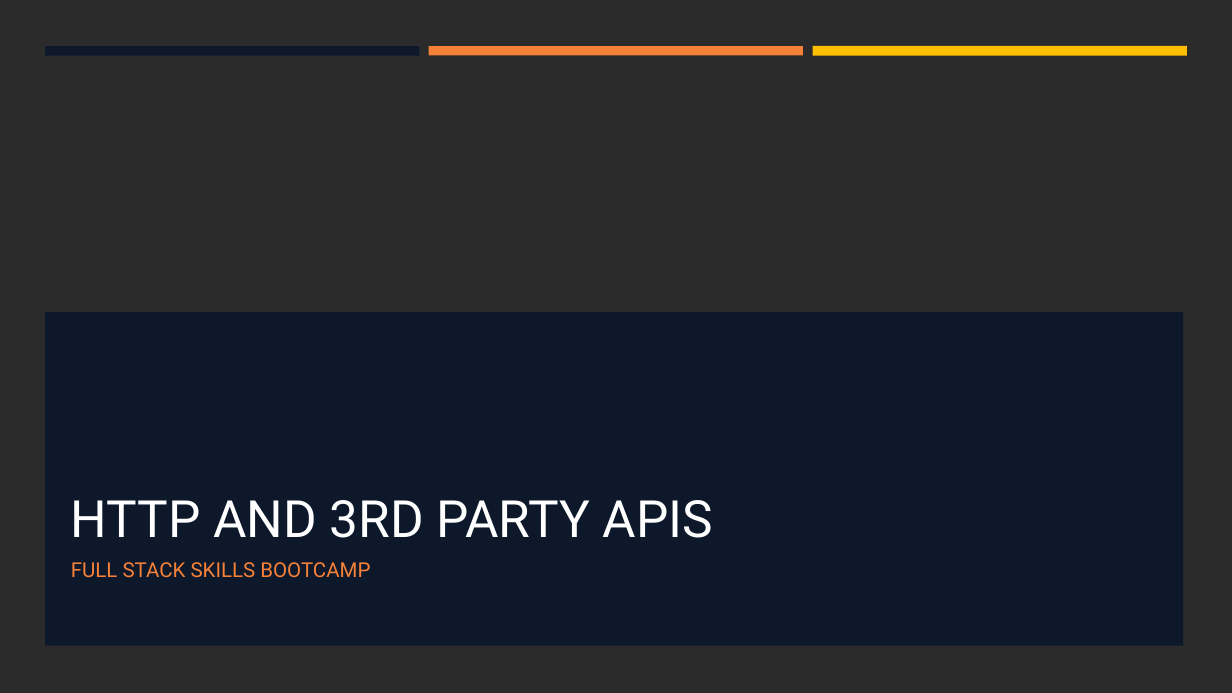
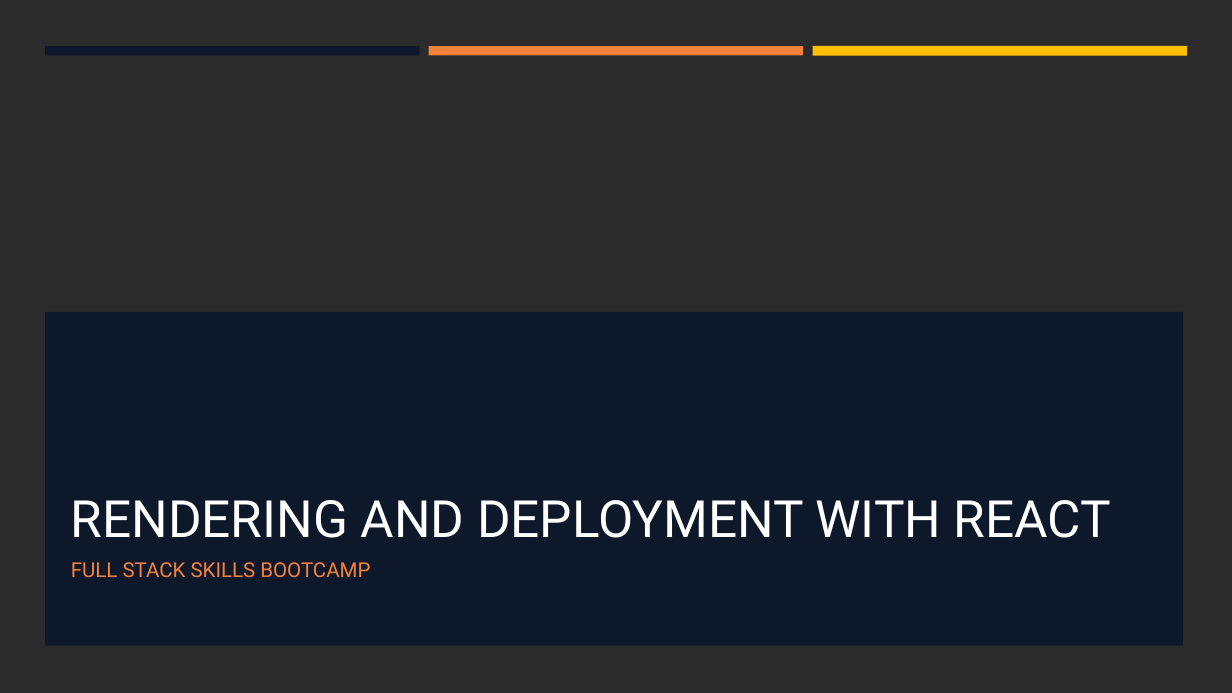
Before and after one commit to hawkeye1900/SBC-Sept24, a slide deck: slide 1 of week-9/W9-S3-Rendering-API-Deployment/W9-S3-Rendering-API-Deployment.pptx. Drawn at 1232x693 pixels with LibreOffice and Linux fonts; fonts in the diff are those of the drawing; background and template pictures are left out; a plain dark background stands for a picture behind light text. Boxes give left, top, right and bottom in pixels: in the first picture for what was removed or moved away, otherwise in the second. Text is boxed around its words. In the diff, an @@ line names an element or a change of style, - is before the commit and + after.

```diff
--- a/week-9/W9-S3-Rendering-API-Deployment/W9-S3-Rendering-API-Deployment.pptx
+++ b/week-9/W9-S3-Rendering-API-Deployment/W9-S3-Rendering-API-Deployment.pptx
@@ title at bbox=[71, 500, 1111, 538]: text changed @@
-HTTP AND 3RD PARTY APIS
+RENDERING AND DEPLOYMENT WITH REACT
```
Also in this commit, not shown: 3 other slides changed, 5 slides added, 8 slides removed, 1 other file.
